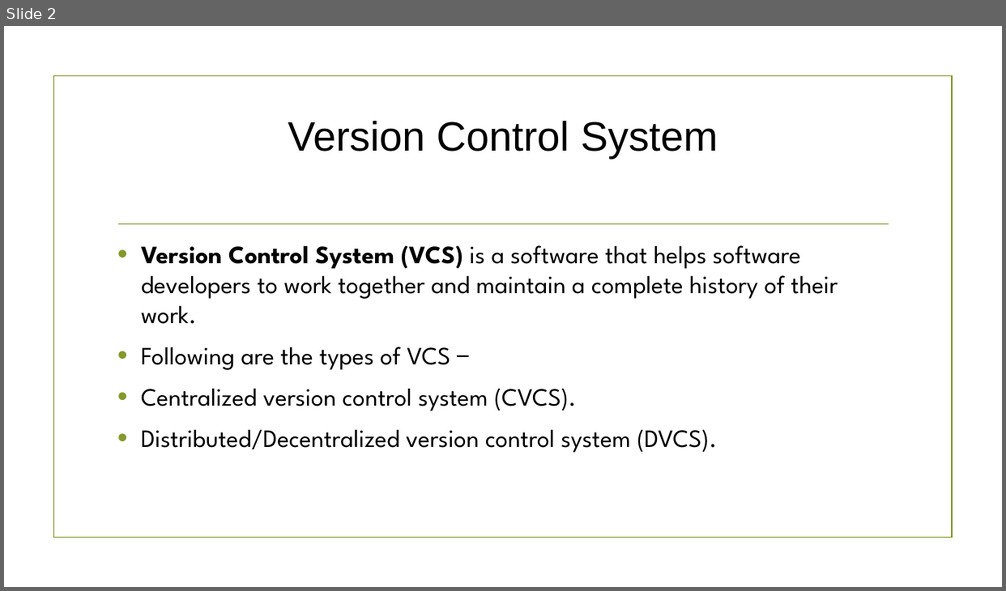
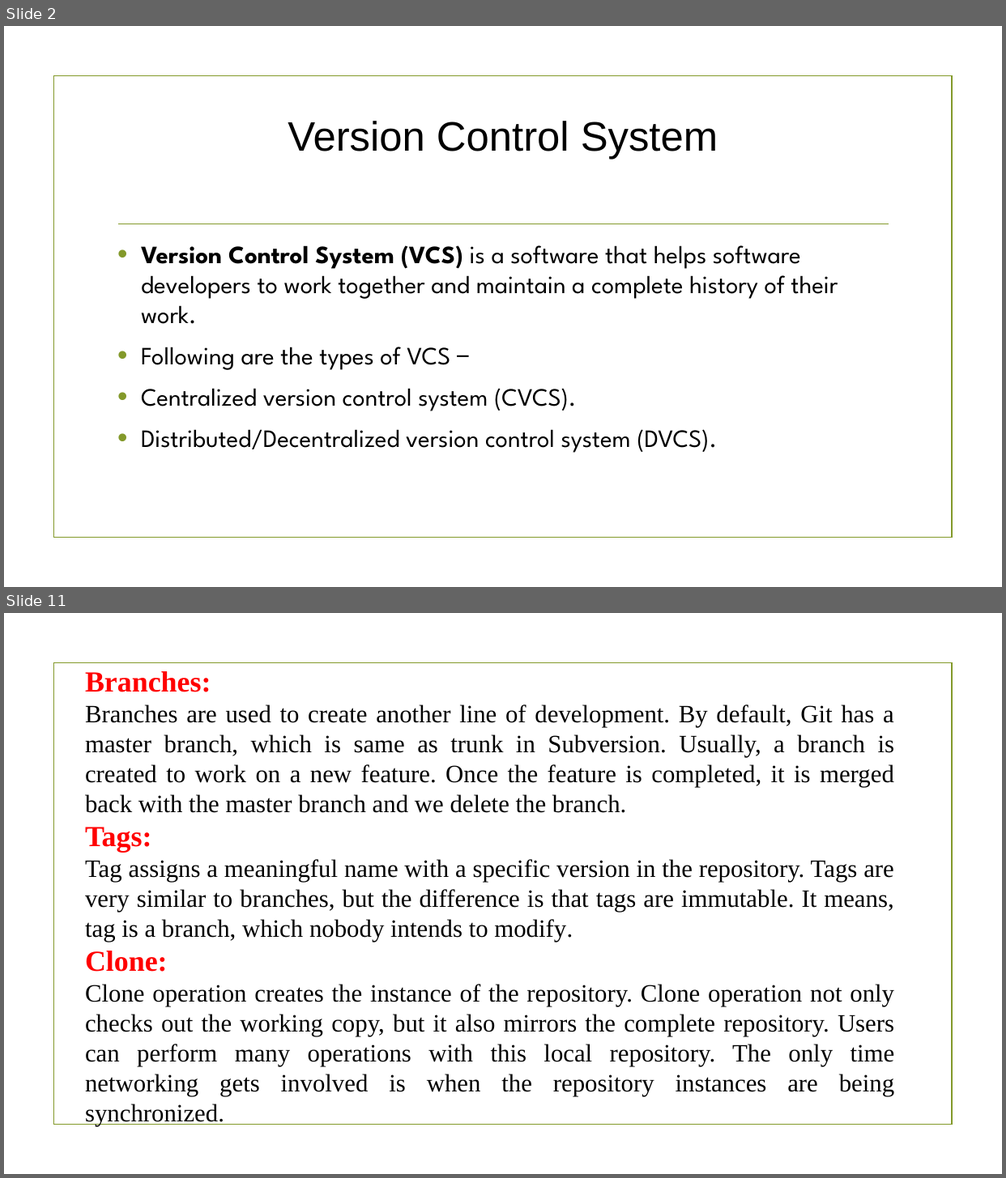
Before and after one commit to Rameshwar-Sarma/sumit, a slide deck: git.pptx. Shown one above the other, each under a label of ours: slide 2 before the commit, slides 2 and 11 after it; the slides between them are not shown. The pictures are 1006x591 and 1006x1178 pixels, drawn with LibreOffice and Linux fonts; fonts in the diff are those of the drawing; background and template pictures are left out. Boxes give left, top, right and bottom in pixels: in the first picture for what was removed or moved away, otherwise in the second. Text is boxed around its words. In the diff, an @@ line names an element or a change of style, - is before the commit and + after.

```diff
--- a/git.pptx
+++ b/git.pptx
@@ slide 11 added at (4,613,1002,1174), background picture (left out); not listed: 1 template element that a slide beside it also shows @@
@@ text added at (85,671,895,1127), 24 pt, text #000000 @@
+Branches:
+Branches are used to create another line of development. By default, Git has a master branch, which is same as trunk in Subversion. Usually, a branch is created to work on a new feature. Once the feature is completed, it is merged back with the master branch and we delete the branch.
+Tags:
+Tag assigns a meaningful name with a specific version in the repository. Tags are very similar to branches, but the difference is that tags are immutable. It means, tag is a branch, which nobody intends to modify.
+Clone:
+Clone operation creates the instance of the repository. Clone operation not only checks out the working copy, but it also mirrors the complete repository. Users can perform many operations with this local repository. The only time networking gets involved is when the repository instances are being synchronized.
```
Also in this commit, not shown: 5 slides changed, 7 other slides added.
